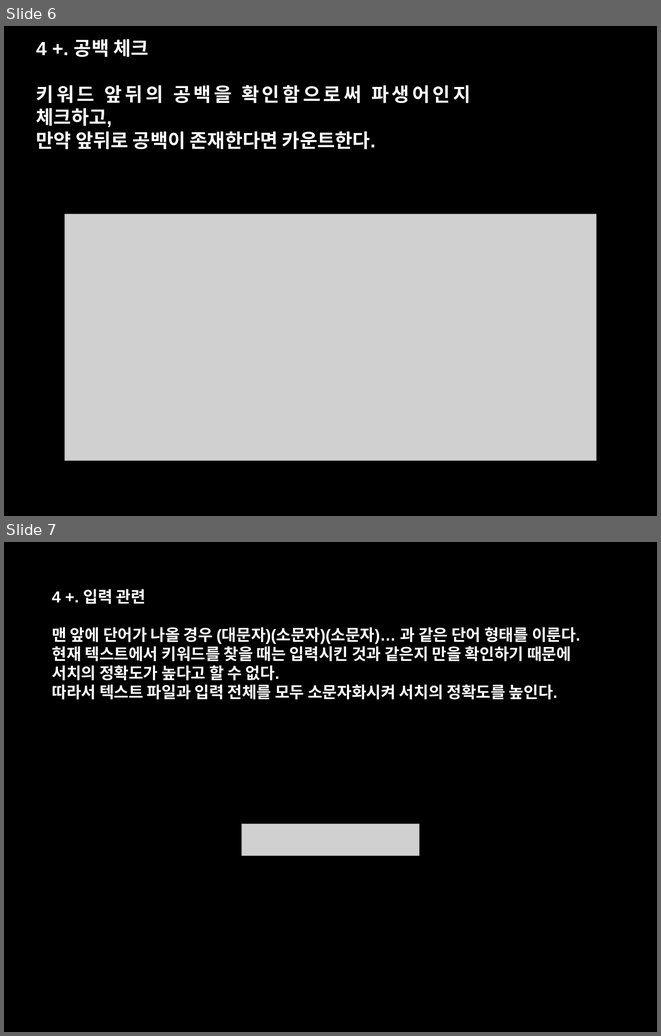
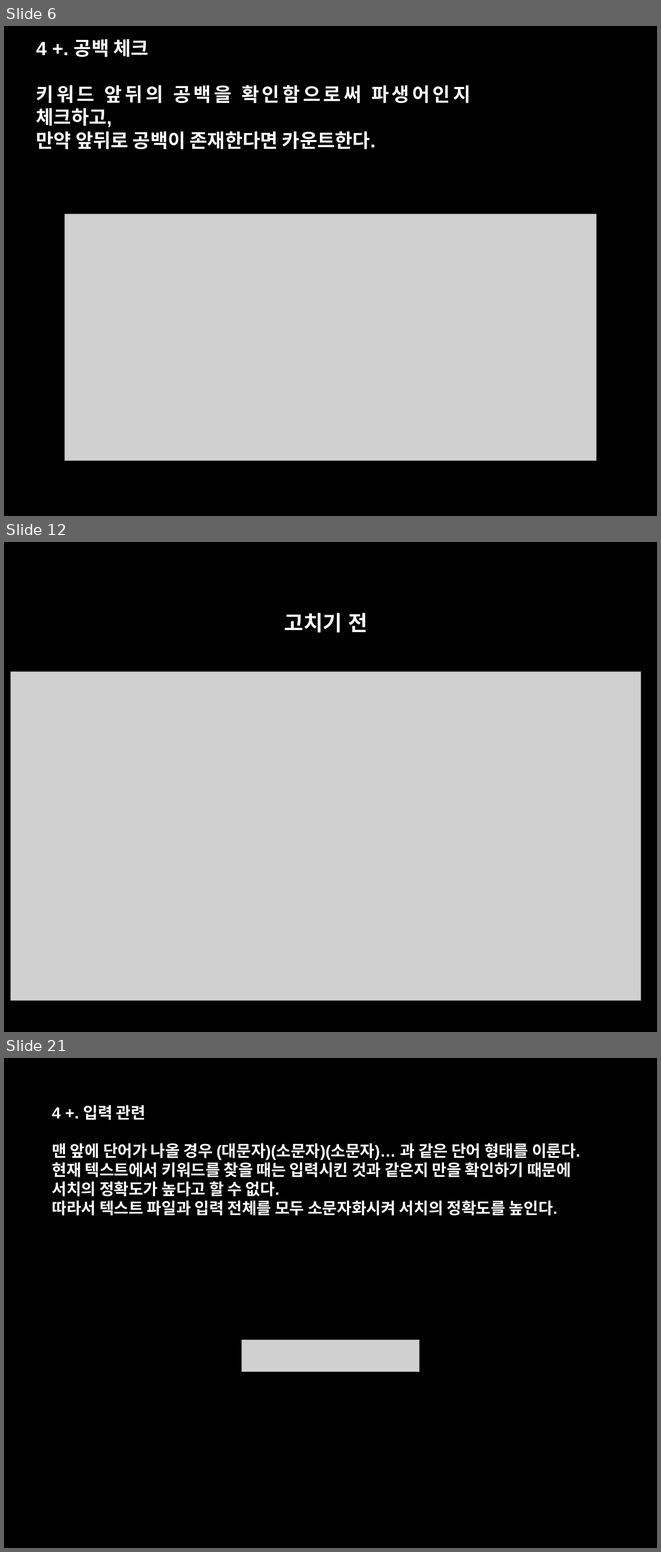
Before and after one commit to Jw-Bluayer/softwareprogramming, a slide deck: Implementation & evaluation 20172774 송정우.pptx. Shown one above the other, each under a label of ours: slides 6 and 7 before the commit, slides 6, 12 and 21 after it; the slides between them are not shown. The pictures are 661x1036 and 661x1552 pixels, drawn with LibreOffice and Linux fonts; fonts in the diff are those of the drawing; grey boxes stand for pictures. Boxes give left, top, right and bottom in pixels: in the first picture for what was removed or moved away, otherwise in the second. Text is boxed around its words. In the diff, an @@ line names an element or a change of style, - is before the commit and + after.

```diff
--- a/Implementation & evaluation 20172774 송정우.pptx
+++ b/Implementation & evaluation 20172774 송정우.pptx
@@ slide 12 added at (4,542,657,1032), background #000000 @@
@@ text added at (284,612,368,633), 33 pt, text #FFFFFF, bold @@
+고치기 전
@@ picture added at (11,671,641,1000) @@
@@ what was slide 7 is now slide 21 @@
```
Also in this commit, not shown: 4 slides changed, 24 other slides added, 1 other file.
